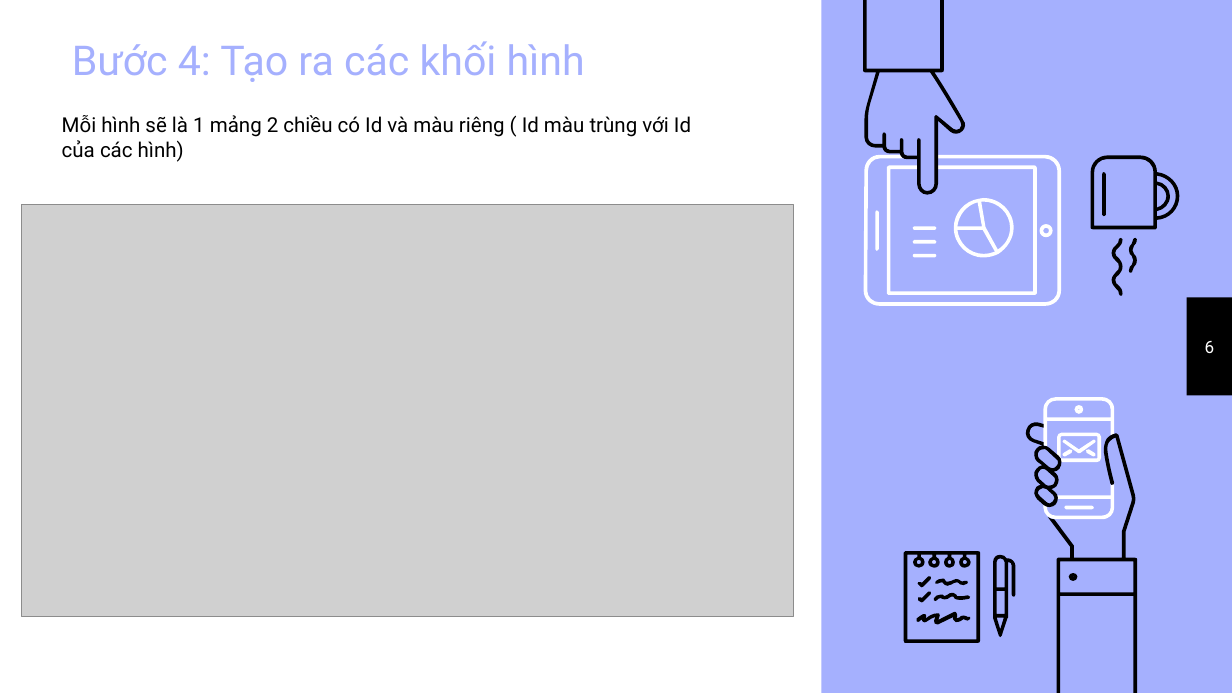
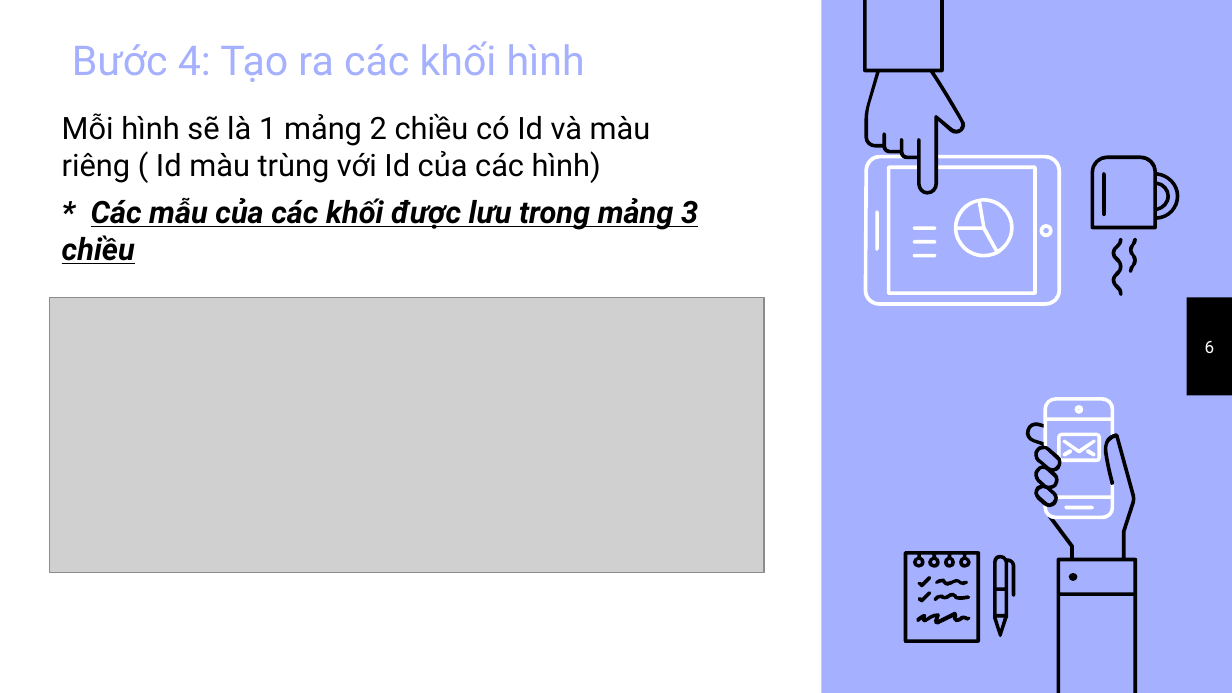
Before and after one commit to hoang4963/CaseStudyModule1, a slide deck: slide 6 of PowerPoint/casestudymodule1.pptx. Drawn at 1232x693 pixels with LibreOffice and Linux fonts; fonts in the diff are those of the drawing; grey boxes stand for pictures. Boxes give left, top, right and bottom in pixels: in the first picture for what was removed or moved away, otherwise in the second. Text is boxed around its words. In the diff, an @@ line names an element or a change of style, - is before the commit and + after.

```diff
--- a/PowerPoint/casestudymodule1.pptx
+++ b/PowerPoint/casestudymodule1.pptx
@@ text at [62, 113, 651, 183]: size 12 to 18 pt in "Mỗi hình sẽ là 1 mảng 2 ..." @@
@@ text at [62, 197, 698, 264]: paragraph added @@
+* Các mẫu của các khối được lưu trong mảng 3 chiều
@@ picture: place and size @@
-picture at [22, 205, 795, 616]
+picture at [49, 297, 764, 572]
```
Also in this commit, not shown: 1 other slide changed, 4 other files.
